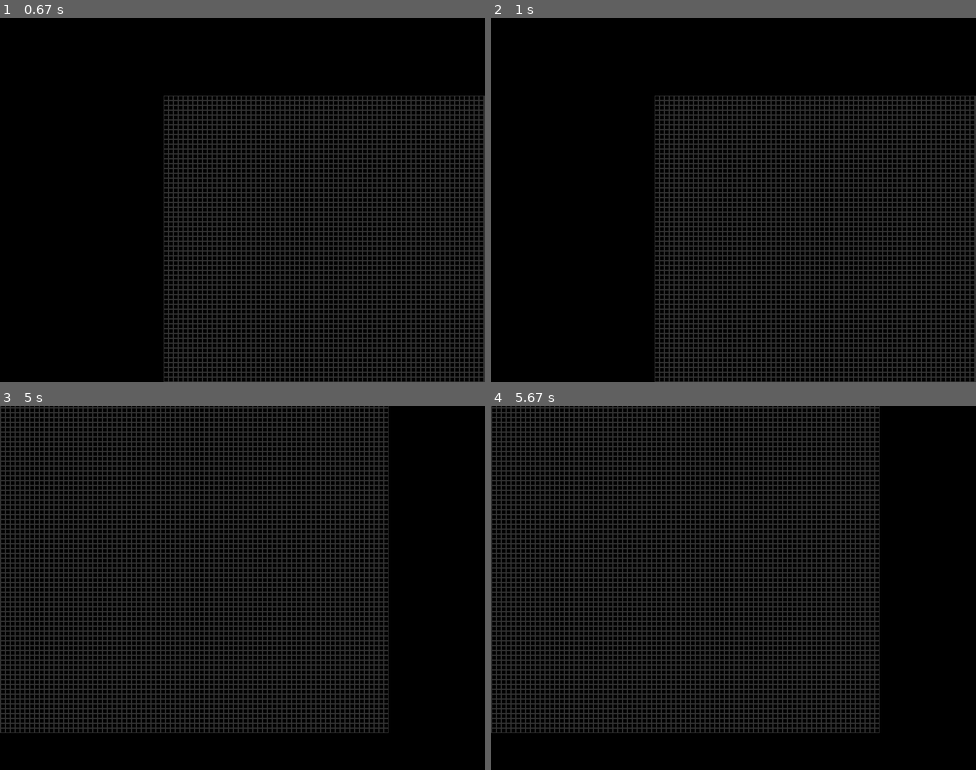
Above: before the commit, frames 1-4 (two rows, left to right).
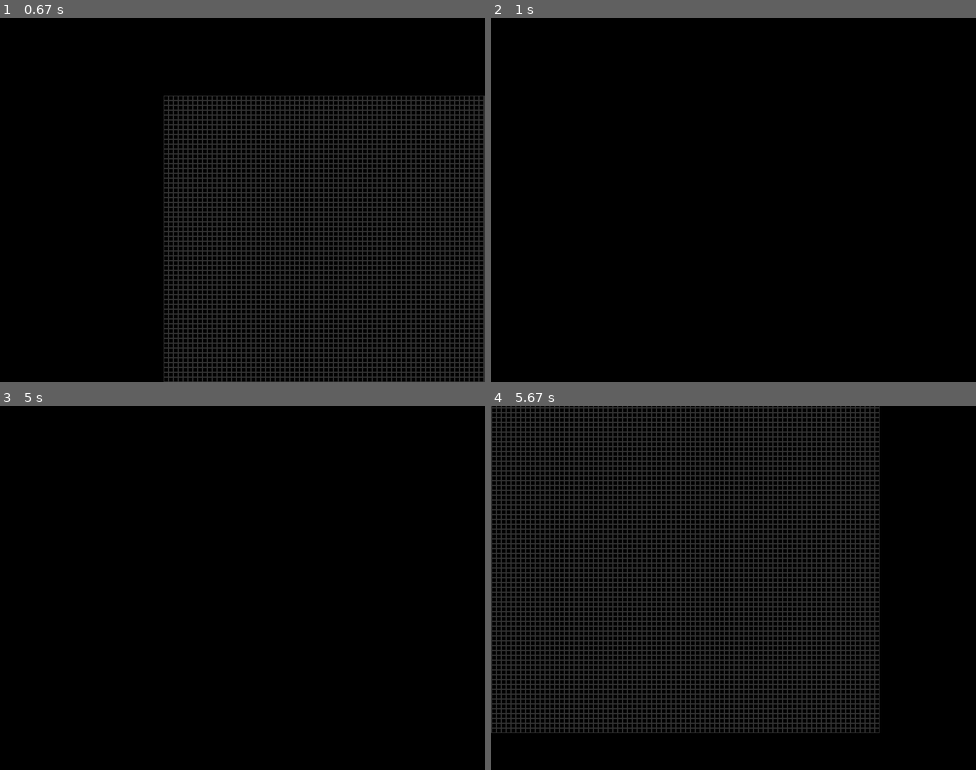
Above: after the commit, the same moments.

Repository: nicovgross/game-of-life
Game: pygame game, started from game-of-life.py
Same seed, same stepped clock (60 frames per second), same inputs: the game is played once before the commit and once after it.
Inputs (mouse positions are in pixels of both pictures, inside the frame that each line leads up to):
- Up to frame 1 (0.67 s): press the mouse at (126, 203) at 0.37 s; move the mouse to (208, 243) at 0.47 s; release the mouse at (291, 280) at 0.6 s
- Up to frame 2 (1 s): tap G at 0.67 s
- Up to frame 3 (5 s): tap Space at 1.07 s; tap G at 2.47, 4.87 s; press the mouse at (324, 628) at 2.9 s; move the mouse to (310, 555) at 3 s; release the mouse at (295, 482) at 3.13 s; press the mouse at (324, 628) at 3.3 s; move the mouse to (373, 620) at 3.4 s; release the mouse at (426, 617) at 3.53 s; press the mouse at (358, 588) at 3.7 s; move the mouse to (223, 598) at 3.8 s; release the mouse at (92, 609) at 3.93 s; press the mouse at (358, 588) at 4.1 s; move the mouse to (242, 540) at 4.2 s; move the mouse to (126, 493) at 4.3 s; release the mouse at (126, 493) at 4.33 s; press the mouse at (106, 573) at 4.5 s; move the mouse to (194, 569) at 4.6 s; release the mouse at (281, 566) at 4.73 s
- Up to frame 4 (5.67 s): tap G at 5.27 s

Frame 1 is identical in both runs. In frame 2, 23% of the frame differs, in the area x 33-100%, y 21-100%; in frame 3, 32%, in the area x 0-81%, y 0-90%; in frame 4, nothing differs.

Commit message:
added grid toggle

Diff:
--- a/game-of-life.py
+++ b/game-of-life.py
@@ -51,7 +51,7 @@
 
     return new_board
 
-def handle_events(board, running, CELL_SIZE, offset, state):
+def handle_events(board, running, CELL_SIZE, offset, state, grid):
     for event in pygame.event.get():
         if event.type == pygame.QUIT:
             pygame.quit()
@@ -65,8 +65,8 @@
 
             if event.button == 4 and CELL_SIZE <= 60: #scroll up to zoom in
                     CELL_SIZE = int(CELL_SIZE * 1.25)
-            if event.button == 5 and CELL_SIZE >= 4: #scroll down to zoom out
-                    CELL_SIZE //= 1.25
+            if event.button == 5 and CELL_SIZE >= 6: #scroll down to zoom out
+                    CELL_SIZE = int(CELL_SIZE / 1.25)
 
         #detects if user is dragging the grid
         if event.type == pygame.MOUSEMOTION and state["dragging"]:
@@ -74,7 +74,7 @@
             dx = current_mouse_pos[0] - state["initial_position"][0]
             dy = current_mouse_pos[1] - state["initial_position"][1]
 
-            if abs(dx) > 2 or abs(dy) > 2:  #defines if movement was significant enough
+            if abs(dx) > 3 or abs(dy) > 3:  #defines whether the movement was significant enough
                 offset[0] += dx
                 offset[1] += dy
                 state["initial_position"] = current_mouse_pos  #updates initial position
@@ -99,17 +99,20 @@
                 running = False
             if event.key == pygame.K_f:
                 pygame.display.toggle_fullscreen()
+            if event.key == pygame.K_g:
+                grid = not grid
 
-    return board, running, CELL_SIZE, offset
+    return board, running, CELL_SIZE, offset, grid
 
-def draw_grid(board, screen, CELL_SIZE, offset):
+def draw_grid(board, screen, CELL_SIZE, offset, grid):
     screen.fill(BLACK)
     for i in range(GRID_SIZE):
         for j in range(GRID_SIZE):
             rect = pygame.Rect(j * CELL_SIZE + offset[0], i * CELL_SIZE + offset[1], CELL_SIZE, CELL_SIZE)
             color = WHITE if board[i, j] == 1 else BLACK
             pygame.draw.rect(screen, color, rect)
-            pygame.draw.rect(screen, GRAY, rect, 1)
+            if grid:
+                pygame.draw.rect(screen, GRAY, rect, 1)
 
 def game_of_life(CELL_SIZE=CELL_SIZE):
     pygame.init()
@@ -120,17 +123,18 @@
     board = initialize_board(GRID_SIZE)
     running = False
     offset = [0, 0] #indicates how far the grid has been dragged, and used to display the grid in the correct position
+    grid = True  #flag to display grid
 
     #dictionary that handles mouse dragging
     state = {"dragging": False, "initial_position": None}
 
     while True:
-        board, running, CELL_SIZE, offset = handle_events(board, running, CELL_SIZE, offset, state)
+        board, running, CELL_SIZE, offset, grid = handle_events(board, running, CELL_SIZE, offset, state, grid)
 
         if running:
             board = update_board(board)
 
-        draw_grid(board, screen, CELL_SIZE, offset)
+        draw_grid(board, screen, CELL_SIZE, offset, grid)
 
         pygame.display.flip()
         clock.tick(FPS)
